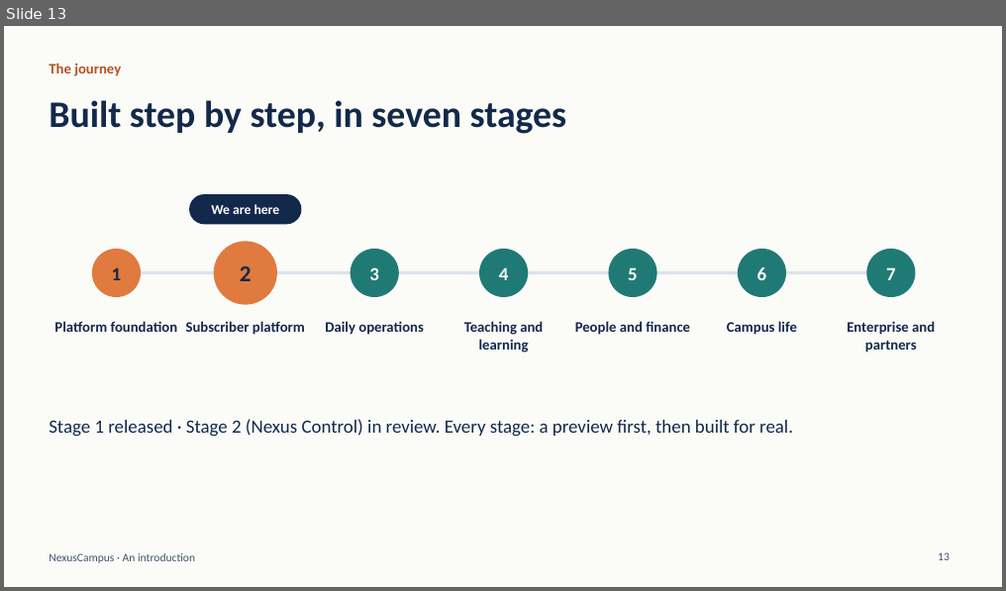
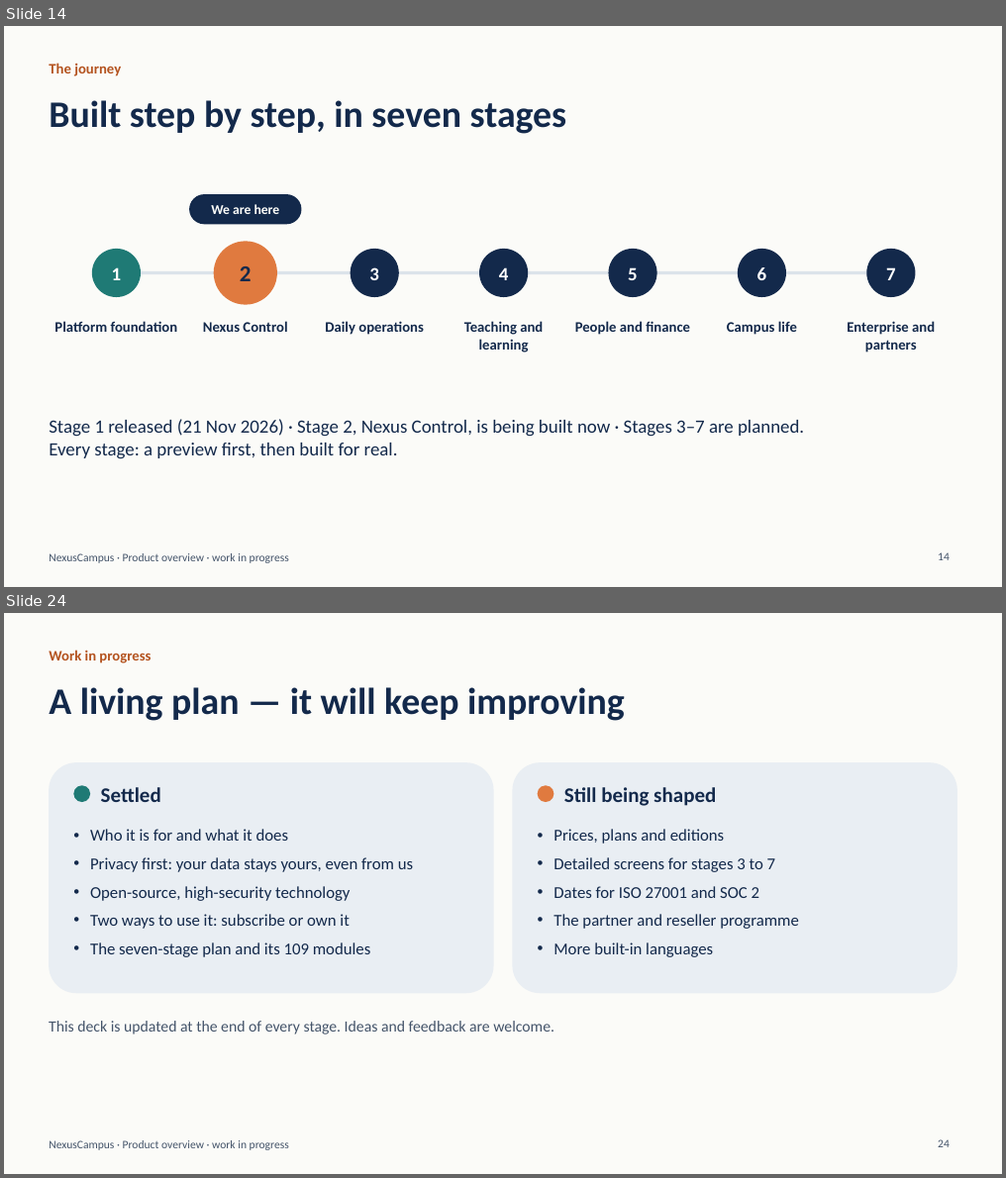
Before and after one commit to kathiravan348/NexusCampus-AI, a slide deck: docs/presentation/NexusCampus-Introduction.pptx. Shown one above the other, each under a label of ours: slide 13 before the commit, slides 14 and 24 after it; the slides between them are not shown. The pictures are 1006x591 and 1006x1178 pixels, drawn with LibreOffice and Linux fonts; fonts in the diff are those of the drawing. Boxes give left, top, right and bottom in pixels: in the first picture for what was removed or moved away, otherwise in the second. Text is boxed around its words. In the diff, an @@ line names an element or a change of style, - is before the commit and + after.

```diff
--- a/docs/presentation/NexusCampus-Introduction.pptx
+++ b/docs/presentation/NexusCampus-Introduction.pptx
@@ slide 24 added at box(4, 613, 1002, 1174), background #FBFBF8; not listed: 1 template element that a slide beside it also shows @@
@@ text added at box(49, 650, 151, 663), 14 pt, text #B4531F, bold @@
+Work in progress
@@ title added at box(49, 687, 625, 721), 36 pt, text #13294B, bold @@
+A living plan — it will keep improving
@@ rounded rectangle added at box(49, 762, 494, 993), fill #E9EEF3 @@
@@ ellipse added at box(73, 786, 90, 802), fill #1F7A75 @@
@@ text added at box(101, 787, 161, 802), 20 pt, text #13294B, bold @@
+Settled
@@ rounded rectangle added at box(512, 762, 957, 993), fill #E9EEF3 @@
@@ ellipse added at box(537, 786, 553, 802), fill #E07A3F @@
@@ text added at box(564, 787, 716, 806), 20 pt, text #13294B, bold @@
+Still being shaped
@@ text added at box(90, 829, 413, 958), 16 pt, text #13294B @@
+• Who it is for and what it does
+• Privacy first: your data stays yours, even from us
+• Open-source, high-security technology
+• Two ways to use it: subscribe or own it
+• The seven-stage plan and its 109 modules
@@ text added at box(553, 829, 799, 958), 16 pt, text #13294B @@
+• Prices, plans and editions
+• Detailed screens for stages 3 to 7
+• Dates for ISO 27001 and SOC 2
+• The partner and reseller programme
+• More built-in languages
@@ text added at box(49, 1021, 554, 1035), 15 pt, text #44546A @@
+This deck is updated at the end of every stage. Ideas and feedback are welcome.
@@ page number added at box(938, 1140, 949, 1148), 11 pt, text #44546A @@
+24
@@ what was slide 13 is now slide 14 @@
@@ slide 14 changed as well @@
@@ ellipse "1" at box(92, 249, 141, 297): text colour #13294B to #FFFFFF; fill #E07A3F to #1F7A75 @@
@@ text colour #FBFBF8 to #FFFFFF; fill #1F7A75 to #13294B in 5 elements at box(350, 249, 399, 297), box(479, 249, 528, 297), box(608, 249, 656, 297), box(738, 249, 786, 297), box(867, 249, 916, 297) @@
@@ text at box(203, 321, 287, 332): text changed @@
-Subscriber platform
+Nexus Control
@@ text at box(49, 419, 804, 460): text changed @@
-Stage 1 released · Stage 2 (Nexus Control) in review. Every stage: a preview first, then built for real.
+Stage 1 released (21 Nov 2026) · Stage 2, Nexus Control, is being built now · Stages 3–7 are planned. Every stage: a preview first, then built for real.
@@ text at box(49, 554, 289, 564): text changed @@
-NexusCampus · An introduction
+NexusCampus · Product overview · work in progress
@@ page number at box(938, 553, 949, 561): text changed @@
-13
+14
```
Also in this commit, not shown: 13 other slides changed, 10 other slides added, 2 other files.
